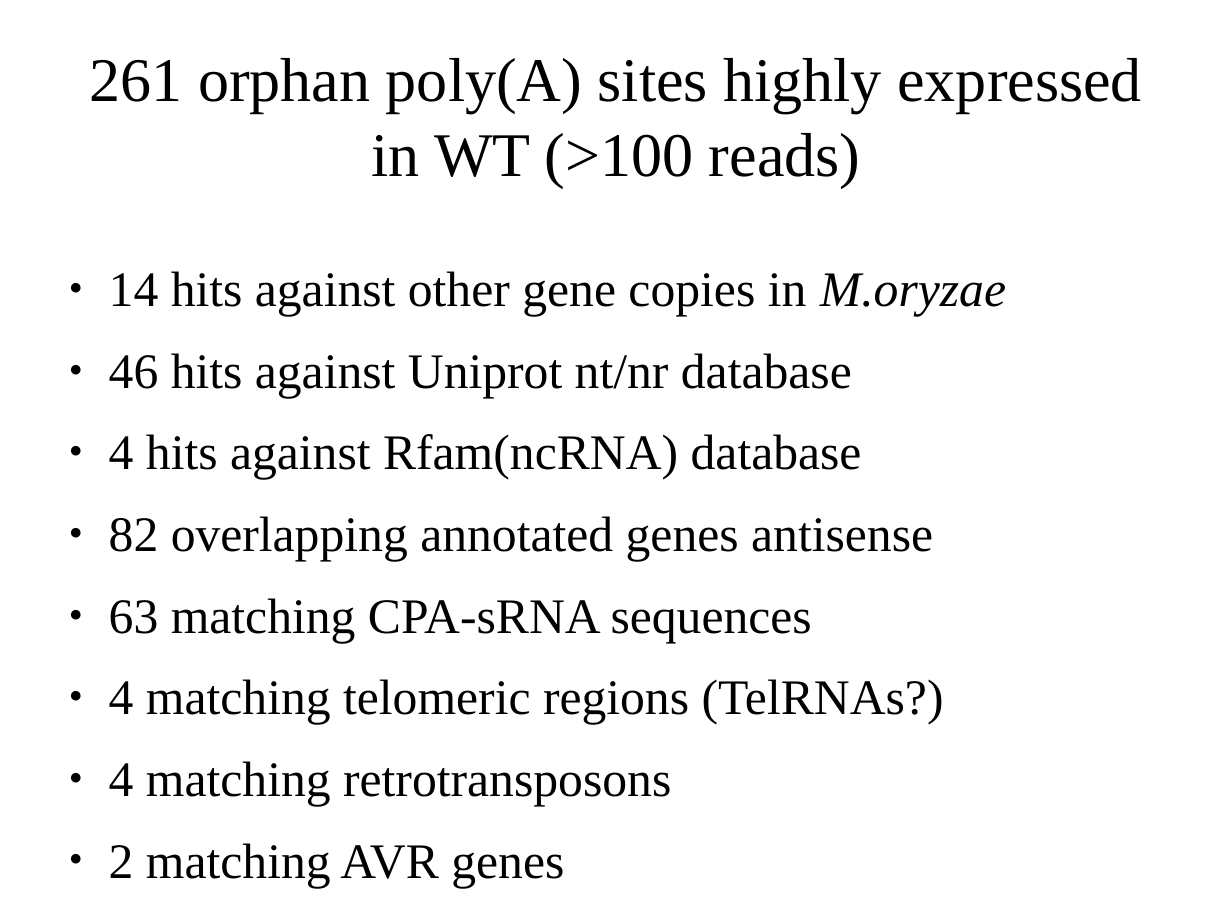
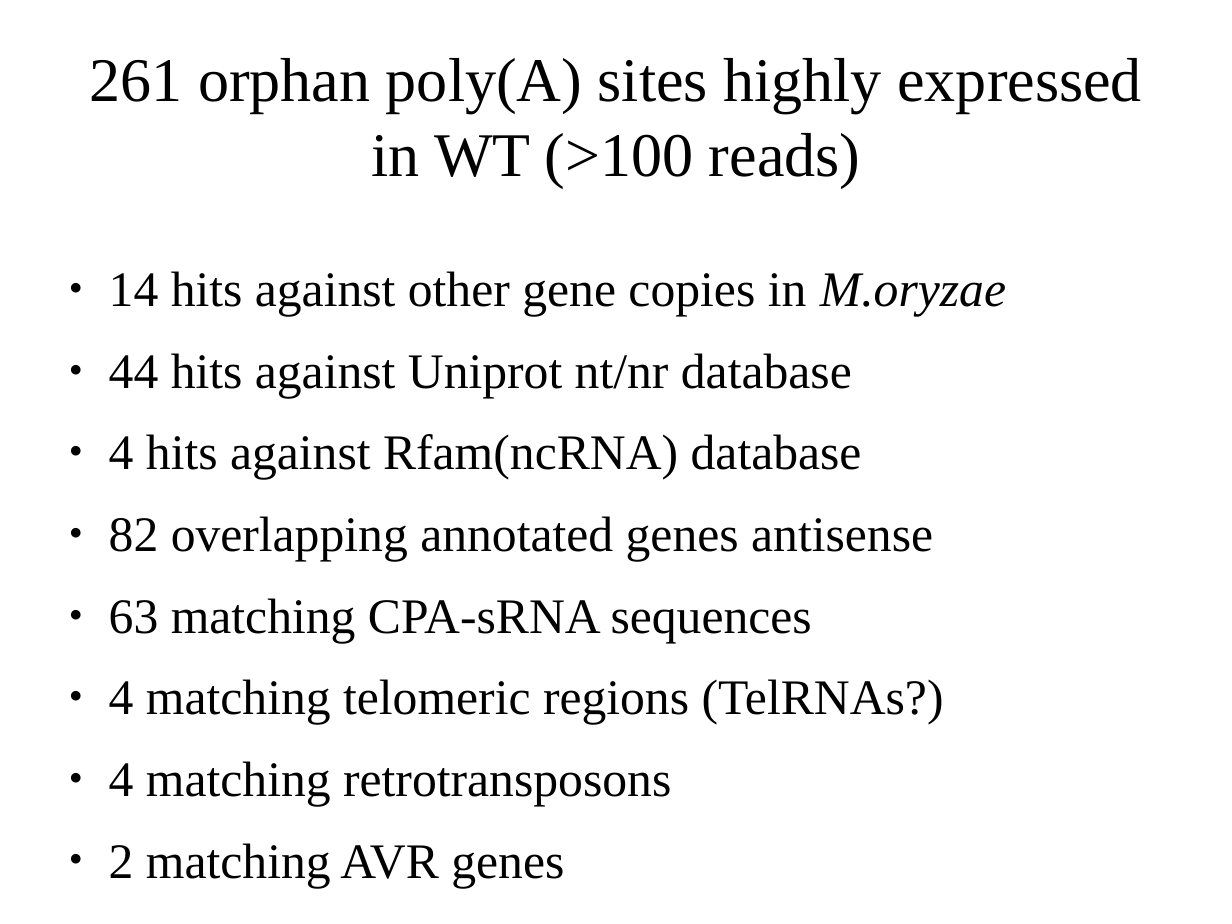
Before and after one commit to wilkinsonlab/m-oryzae-polya, a slide deck: slide 12 of doc/oryzae_presentation.odp (slide 13 before the commit). Drawn at 1232x924 pixels with LibreOffice and Linux fonts; fonts in the diff are those of the drawing. Boxes give left, top, right and bottom in pixels: in the first picture for what was removed or moved away, otherwise in the second. Text is boxed around its words. In the diff, an @@ line names an element or a change of style, - is before the commit and + after.

Commit message:
>100reads orphans

```diff
--- a/doc/oryzae_presentation.odp
+++ b/doc/oryzae_presentation.odp
@@ text at box(109, 353, 852, 398): text changed @@
-● 46 hits against Uniprot nt/nr database
+● 44 hits against Uniprot nt/nr database
```
Also in this commit, not shown: 15 other slides changed, 1 slide removed, 3 other files.
